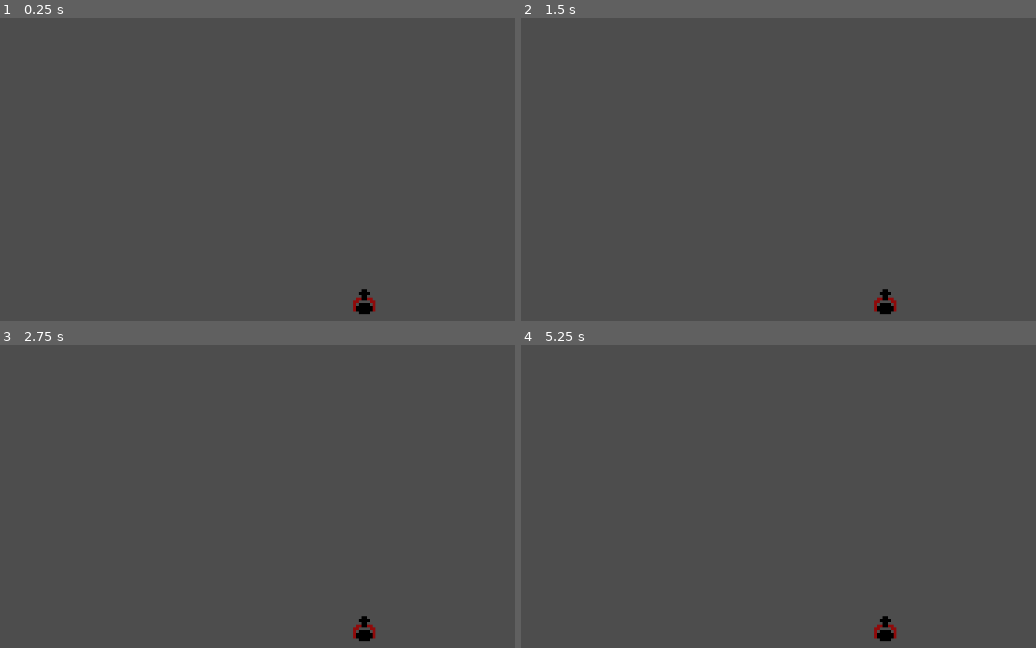
Above: before the commit, frames 1-4 (two rows, left to right).
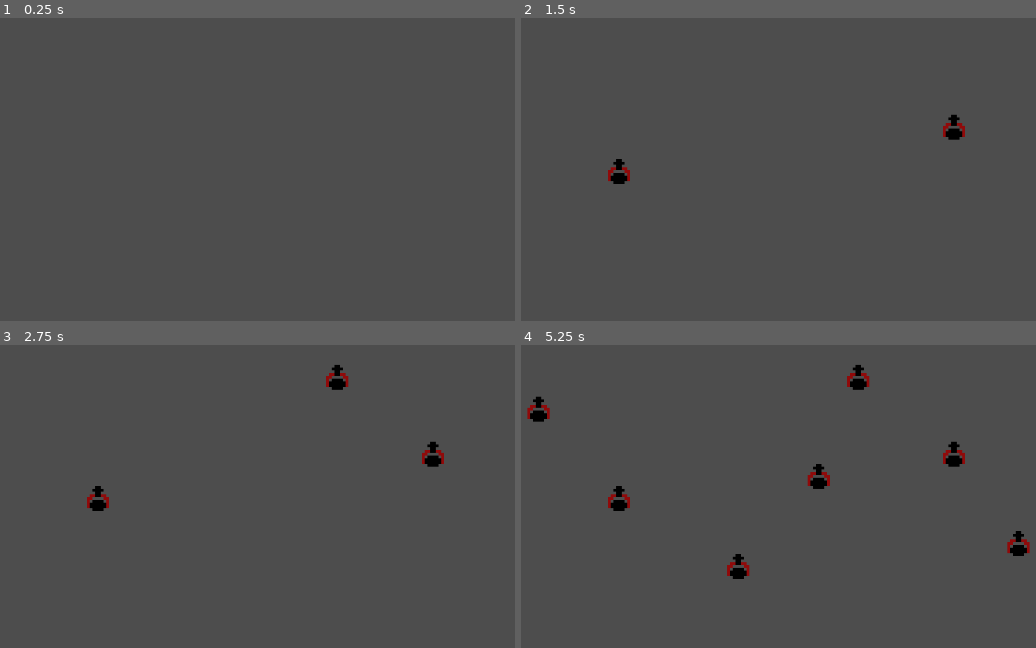
Above: after the commit, the same moments.

Repository: RainbowUKR/2d-mp-td
Game: Godot game, scene res://test_level.tscn
Two runs of this game, one before a commit and one after it. Both use one fixed random seed, a clock stepped at 60 frames per second and the inputs below.
Inputs (mouse positions are in pixels of both pictures, inside the frame that each line leads up to):
- Up to frame 1 (0.25 s): no input
- Up to frame 2 (1.5 s): tap Enter at 0.5 s; move the mouse to (953, 130) at 0.52 s; click (953, 130) at 0.67 s; tap Space at 1.25 s; move the mouse to (618, 175) at 1.27 s; click (618, 175) at 1.42 s
- Up to frame 3 (2.75 s): tap Enter at 2 s; move the mouse to (339, 381) at 2.02 s; click (339, 381) at 2.17 s
- Up to frame 4 (5.25 s): tap Space at 2.75, 4.25 s; move the mouse to (737, 569) at 2.77 s; click (737, 569) at 2.92 s; tap Enter at 3.5 s; move the mouse to (1020, 548) at 3.52 s; click (1020, 548) at 3.67 s; move the mouse to (536, 411) at 4.27 s; click (536, 411) at 4.42 s; move the mouse to (819, 481) at 5.02 s; click (819, 481) at 5.17 s

The runs differ from the first frame. In frame 1, 0.2% of the frame differs, in the area x 68-74%, y 89-98%; in frame 2, 0.7%; in frame 3, 0.9%; in frame 4, 1.8%, in the area x 1-99%, y 6-98%.
Error before the commit: Parse Error: Expected indented block after function declaration. (res://res/machine-gunner/rigid_body_2d.gd:7)

Commit message:
can add mg on click

Diff:
--- a/res/machine-gunner/machinegunner.tscn
+++ b/res/machine-gunner/machinegunner.tscn
@@ -1,6 +1,5 @@
-[gd_scene load_steps=4 format=3 uid="uid://dgc4ac8omervm"]
+[gd_scene load_steps=3 format=3 uid="uid://dgc4ac8omervm"]
 
-[ext_resource type="Script" path="res://res/machine-gunner/rigid_body_2d.gd" id="1_knf6f"]
 [ext_resource type="Texture2D" uid="uid://bpr4ddr3w8y51" path="res://res/machine-gunner/machine-gunner.png" id="1_wokmx"]
 
 [sub_resource type="CapsuleShape2D" id="CapsuleShape2D_kwjfr"]
@@ -8,9 +7,10 @@
 height = 18.0
 
 [node name="machinegunner" type="Node2D"]
+top_level = true
+scale = Vector2(2, 2)
 
 [node name="RigidBody2D" type="RigidBody2D" parent="."]
-script = ExtResource("1_knf6f")
 
 [node name="CollisionShape2D" type="CollisionShape2D" parent="RigidBody2D"]
 shape = SubResource("CapsuleShape2D_kwjfr")
--- a/res/machine-gunner/rigid_body_2d.gd
+++ b/res/machine-gunner/rigid_body_2d.gd
@@ -4,9 +4,6 @@
 func _ready() -> void:
 	pass # Replace with function body.
 
-func initialize(position) -> void:
-
-
 # Called every frame. 'delta' is the elapsed time since the previous frame.
 func _process(delta: float) -> void:
 	pass
--- a/test_level.gd
+++ b/test_level.gd
@@ -11,9 +11,11 @@
 
 	pass
 
-func _input(event):
+func _unhandled_input(event: InputEvent) -> void:
 	if event is InputEventMouseButton and event.pressed:
 		if event.button_index == MOUSE_BUTTON_LEFT :
 			print("Left mouse button")
 			var machinegunnerInst = MachineGunner.instantiate()
-			var position = get_viewport().get_mouse_position()
+			var spawnPosition = get_global_mouse_position()
+			machinegunnerInst.global_position = position
+			add_child(machinegunnerInst)
--- a/test_level.tscn
+++ b/test_level.tscn
@@ -1,13 +1,10 @@
-[gd_scene load_steps=3 format=3 uid="uid://bjqbi8f5mkmne"]
+[gd_scene load_steps=2 format=3 uid="uid://bjqbi8f5mkmne"]
 
-[ext_resource type="Script" path="res://test_level.gd" id="1_2u6h0"]
-[ext_resource type="PackedScene" uid="uid://dgc4ac8omervm" path="res://res/machine-gunner/machinegunner.tscn" id="1_d26fo"]
+[ext_resource type="Script" path="res://unit_factory.gd" id="1_24b5c"]
 
 [node name="Scene" type="Node2D"]
 position = Vector2(552, 476)
 scale = Vector2(2, 2)
-script = ExtResource("1_2u6h0")
-MachineGunner = ExtResource("1_d26fo")
 
-[node name="machinegunner" parent="." instance=ExtResource("1_d26fo")]
-position = Vector2(89, 34)
+[node name="UnitFactory" type="Node2D" parent="."]
+script = ExtResource("1_24b5c")
--- /dev/null
+++ b/unit_factory.gd
@@ -0,0 +1,14 @@
+extends Node2D
+
+@export var machineGunUnit: PackedScene = preload("res://res/machine-gunner/machinegunner.tscn")
+
+func _input(event: InputEvent) -> void:
+
+	if event is InputEventMouseButton and event.is_pressed():
+		if event.button_index == MOUSE_BUTTON_LEFT:
+			spawnMG(get_global_mouse_position())
+
+func spawnMG(spawn_global_position: Vector2) -> void:
+	var instance: Node2D = machineGunUnit.instantiate()
+	instance.global_position = spawn_global_position
+	add_child(instance)
